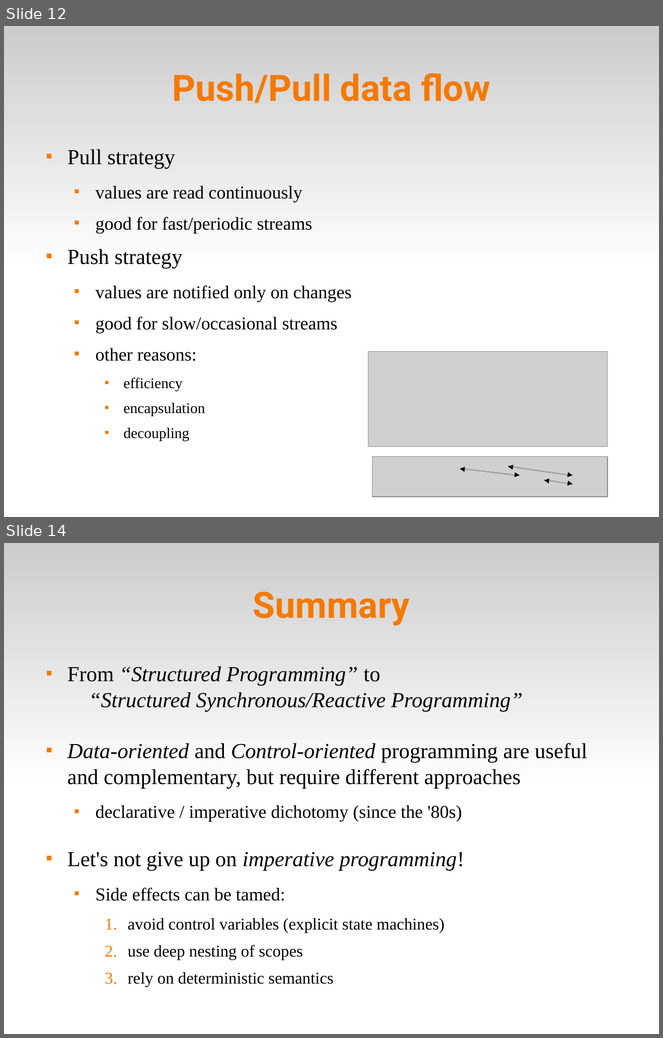
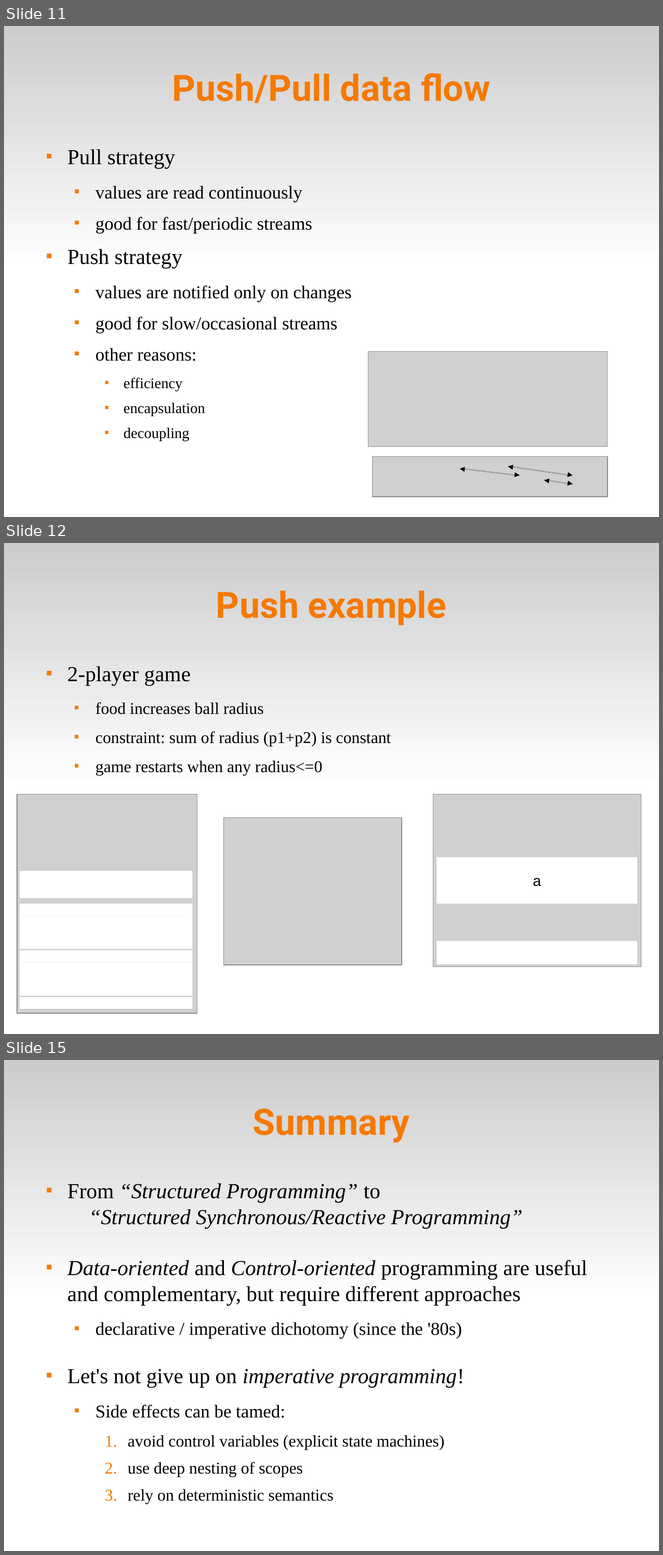
Before and after one commit to fsantanna-no/ceu-docs, a slide deck: ceu_curryon.odp. Shown one above the other, each under a label of ours: slides 12 and 14 before the commit, slides 11, 12 and 15 after it; the slides between them are not shown. The pictures are 663x1038 and 663x1555 pixels, drawn with LibreOffice and Linux fonts; fonts in the diff are those of the drawing; grey boxes stand for pictures. Boxes give left, top, right and bottom in pixels: in the first picture for what was removed or moved away, otherwise in the second. Text is boxed around its words. In the diff, an @@ line names an element or a change of style, - is before the commit and + after.

```diff
--- a/ceu_curryon.odp
+++ b/ceu_curryon.odp
@@ slide 12 added at [4, 543, 659, 1034], background #FFFFFF; not listed: 1 template element that a slide beside it also shows @@
@@ title added at [216, 590, 447, 625], 44 pt, text #F57900, bold @@
+Push example
@@ text added at [67, 666, 391, 775], 20 pt, text #000000 @@
+■ 2-player game
+  ■ food increases ball radius
+  ■ constraint: sum of radius (p1+p2) is constant
+  ■ game restarts when any radius<=0
@@ picture added at [17, 795, 197, 1014] @@
@@ picture added at [434, 795, 642, 967] @@
@@ picture added at [223, 818, 402, 965] @@
@@ rectangle added at [437, 858, 638, 904], fill #FFFFFF, 18 pt, text #000000 @@
+a
@@ rectangle added at [20, 871, 192, 899], fill #FFFFFF @@
@@ rectangle added at [20, 916, 192, 950], fill #FFFFFF @@
@@ rectangle added at [20, 904, 192, 916], fill #FFFFFF @@
@@ rectangle added at [437, 941, 638, 965], fill #FFFFFF @@
@@ rectangle added at [20, 963, 192, 996], fill #FFFFFF @@
@@ rectangle added at [20, 951, 192, 963], fill #FFFFFF @@
@@ rectangle added at [20, 998, 192, 1010], fill #FFFFFF @@
@@ what was slide 12 is now slide 11 @@
@@ what was slide 14 is now slide 15 @@
```
Also in this commit, not shown: 4 slides changed, 1 other slide added, 3 slides removed, 4 other files.
